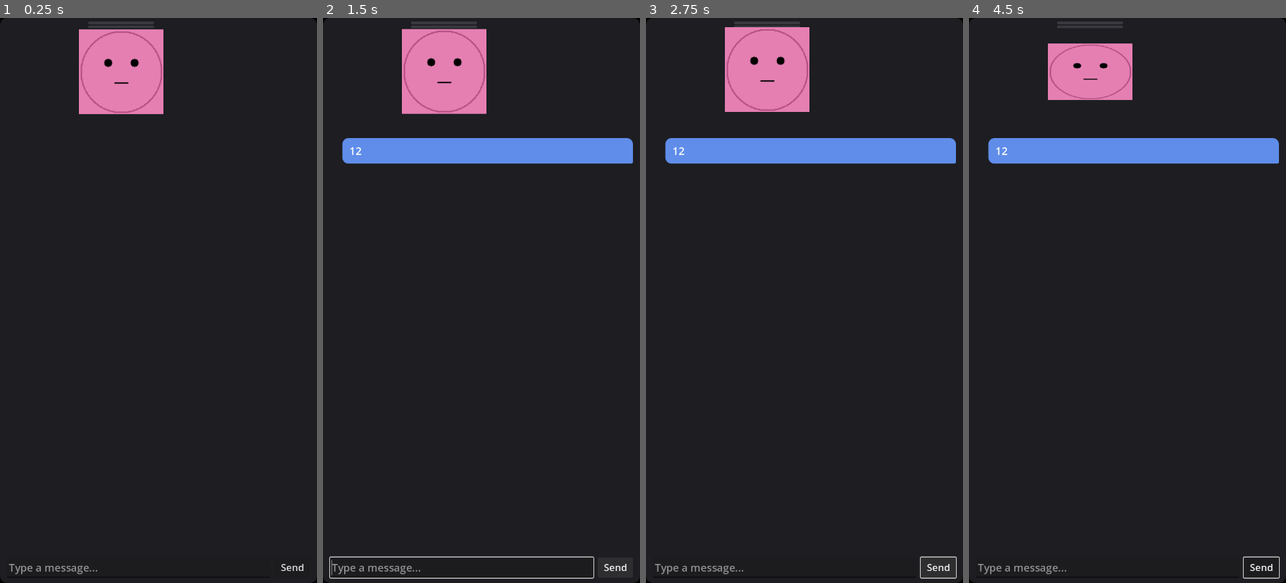
Above: before the commit, frames 1-4 (left to right).
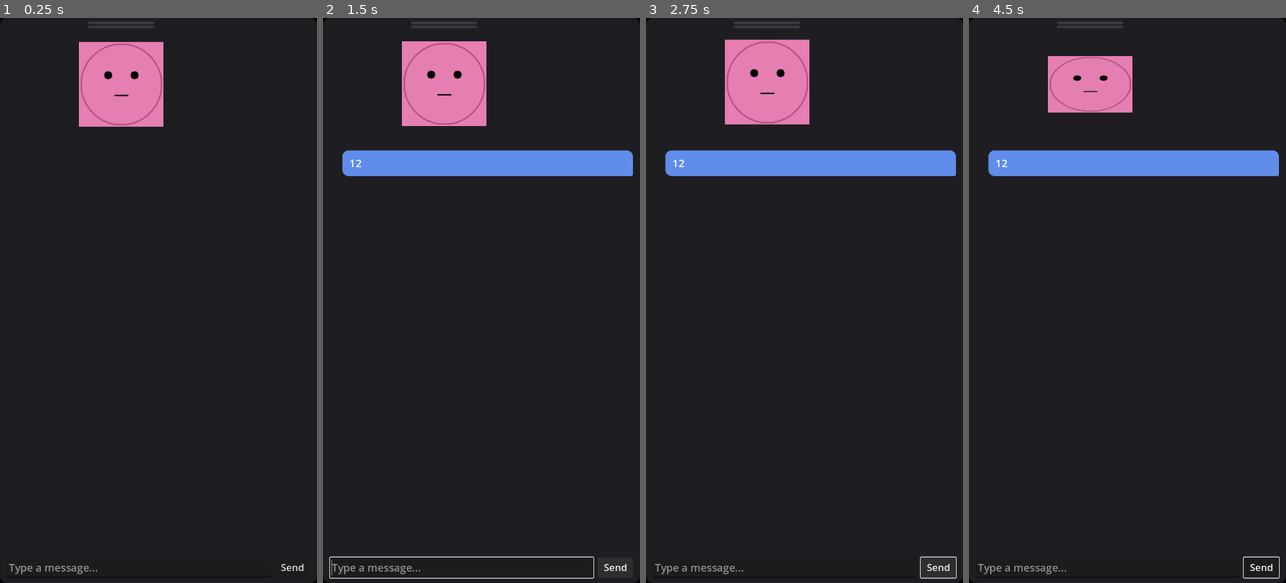
Above: after the commit, the same moments.

Repository: x3haloed/dewet
Game: Godot game, scene res://main/Dewet.tscn
Same seed, same stepped clock (60 frames per second), same inputs: the game is played once before the commit and once after it.
Inputs (mouse positions are in pixels of both pictures, inside the frame that each line leads up to):
- Up to frame 1 (0.25 s): no input
- Up to frame 2 (1.5 s): click (462, 566) at 0.52 s; type "12" at 0.6 s; click "Send" at 1.25 s
- Up to frame 3 (2.75 s): click "Send" at 2 s
- Up to frame 4 (4.5 s): click "Send" at 2.75 s; drag from (1127, 23) to (1159, 176) at 3.52 s; drag from (1064, 328) to (1111, 413) at 4.27 s

The runs differ from the first frame. In frame 1, 1.6% of the frame differs, in the area x 24-52%, y 2-20%; in frame 2, 5.8%, in the area x 6-98%, y 1-28%; in frame 3, 5.8%; in frame 4, 5.7%.

Commit message:
fixed grab bar

Diff:
--- a/godot/main/Dewet.tscn
+++ b/godot/main/Dewet.tscn
@@ -67,6 +67,7 @@
 anchors_preset = 15
 anchor_right = 1.0
 anchor_bottom = 1.0
+offset_top = 28.0
 grow_horizontal = 2
 grow_vertical = 2
 theme_override_constants/separation = 0
